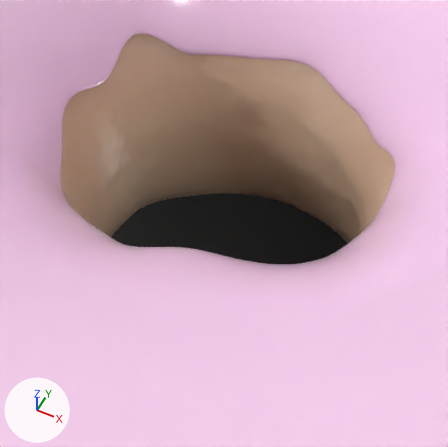
The Blender file donut.blend: old version first, new version second.
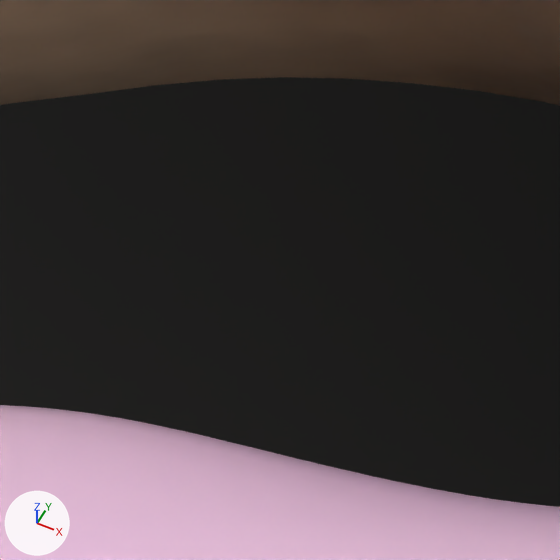
Each version is shown from a camera (50 mm lens) standing at (0.0512, -0.1002, 0.1256) and looking at (0.0009, 0.0003, -0.0001), then close up on the part from 39% to 60% of the width and 40% to 61% of the height. The axes (+X, +Y, +Z) are drawn at lower left. The lights are the same throughout.

In view in the first close-up: 'Donut', 'Glazing', 'Plane'.
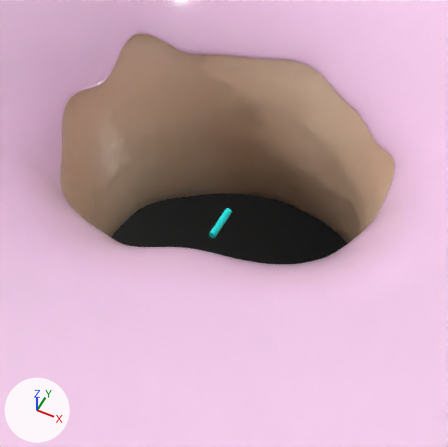
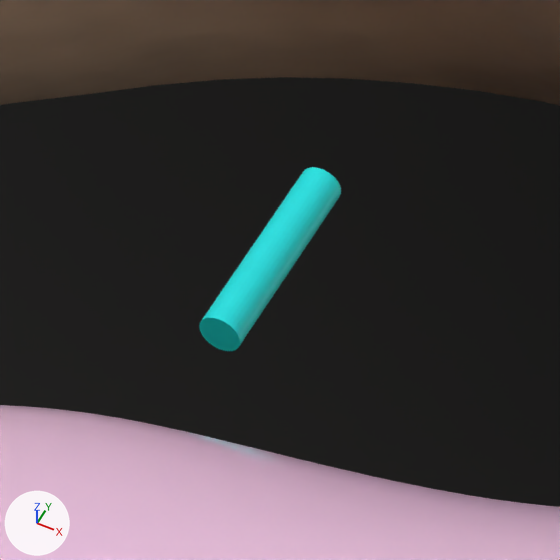
Commit message: add sprinkles

Pixel boxes [x1, y1, x2, y2] of what changed, in the close-ups (560 x 560 px):
'Sprinkle', added (cyan)
    after: [199, 167, 341, 351]

The change in detail:
Material 'Material' (mat_material) is new.
Its base color is (0.00605, 0.823, 0.823) (cyan #12eaea).
Mesh me_cylinder_001 is new.
It is a 32-sided cylinder along y spanning x -0.001..0.001, y -0.005..0.005, z -0.001..0.001.
It uses material mat_material (cyan #12eaea).
Object 'Sprinkle' (ob_sprinkle) is new; it shows me_cylinder_001.
Its location is (0.0, 0.0, 0.0).
